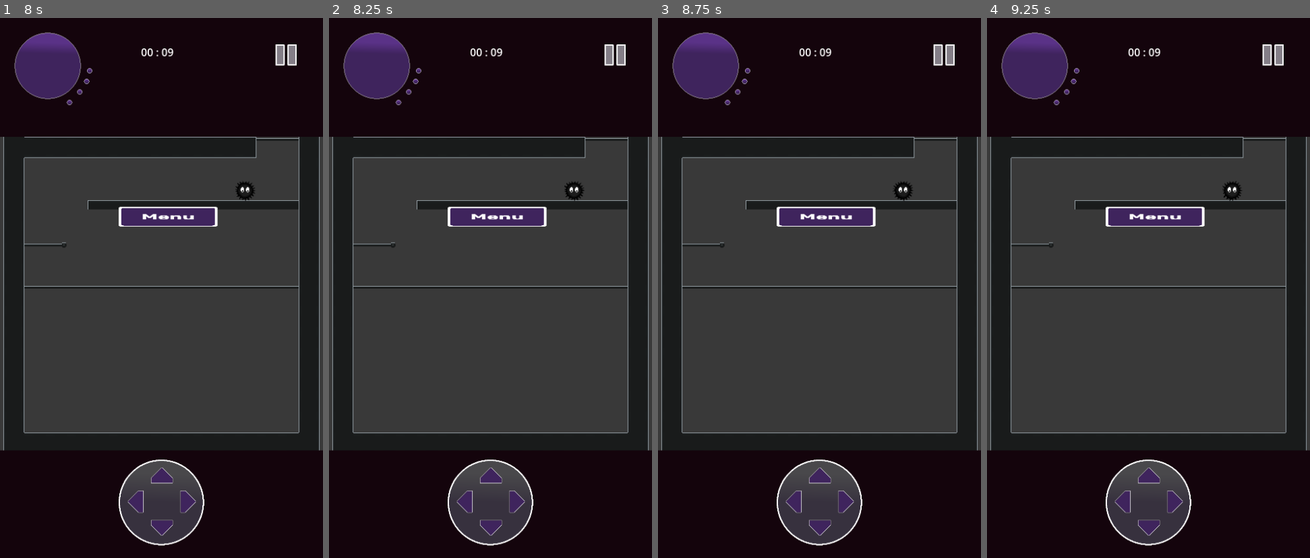
Above: before the commit, frames 1-4 (left to right).
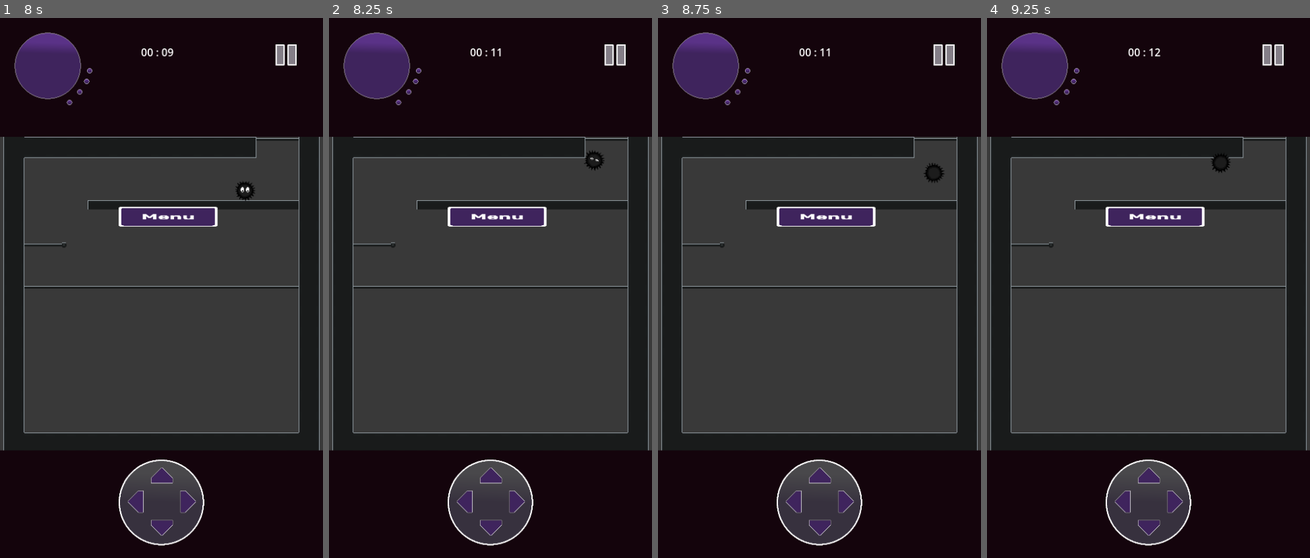
Above: after the commit, the same moments.

Repository: Arctia/42-GameJam
Game: Godot game, scene res://src/UI/title_screen.tscn
Same seed, same stepped clock (60 frames per second), same inputs: the game is played once before the commit and once after it.
Inputs (mouse positions are in pixels of both pictures, inside the frame that each line leads up to):
- Up to frame 1 (8 s): click "START GAME" at 0.5 s; click "skip" at 1.25 s; click "skip" at 2 s; tap Enter at 2.75 s; hold Right (move_right) 2.78-3.5 s; hold Space (jump) 2.78-3.5 s; click (161, 504) at 3.5 s; click (161, 504) at 4.25 s; click (161, 504) at 5 s; click (161, 504) at 5.75 s; click (287, 55) at 6.5 s; click "Menu" at 7.25 s
- Up to frame 2 (8.25 s): tap Space (jump) at 8 s; hold Right (move_right) from 8.03 s (still down); tap Down (duck) at 8.1 s
- Up to frame 3 (8.75 s): keep holding Right (move_right); tap Space (jump) at 8.27, 8.3, 8.57 s
- Up to frame 4 (9.25 s): release Right (move_right) at 8.78 s; hold A (move_left) from 8.78 s (still down); hold Space (jump) from 8.78 s (still down)

Frame 1 is identical in both runs. In frame 2, 0.3% of the frame differs, in the area x 49-86%, y 5-34%; in frame 3, 0.3%, in the area x 49-89%, y 5-34%; in frame 4, 0.3%.

Commit message:
project resizable, dialogue skip with space

Diff:
--- a/project.godot
+++ b/project.godot
@@ -19,7 +19,6 @@
 
 window/size/viewport_width=490
 window/size/viewport_height=818
-window/size/resizable=false
 window/stretch/mode="viewport"
 window/handheld/orientation=1
 
--- a/src/UI/dialogue_control.gd
+++ b/src/UI/dialogue_control.gd
@@ -49,11 +49,16 @@
 	self.text = dialogue
 	reach_the_end.emit()
 
+func _input(event):
+	if (event.is_action_pressed("jump")):
+		_on_button_pressed()
+
 func _on_button_pressed():
 	if self.dialogue != self.text:
-		self.dialogue = self.text
+		self.text = self.dialogue
+		reach_the_end.emit()
 	else:
-		reach_the_end.emit()
 		self.visible = false
 		$Button.disabled = true
 		$Button.visible = false
+		self.get_tree().paused = false
--- a/src/UI/game_screen.gd
+++ b/src/UI/game_screen.gd
@@ -20,7 +20,9 @@
 
 func _raise_level():
 	level += 1
-	if level in intermezzi: $DialogueControl._play(intermezzi[level])
+	if level in intermezzi:
+		$DialogueControl._play(intermezzi[level])
+		self.get_tree().paused = true
 
 # ---------------------------------------------------------------------------- #
 # --- New Level Logic
--- a/src/UI/game_screen.tscn
+++ b/src/UI/game_screen.tscn
@@ -96,6 +96,7 @@
 layout_mode = 1
 
 [node name="DialogueControl" parent="." instance=ExtResource("5_e182c")]
+process_mode = 3
 visible = false
 z_index = 2
 custom_minimum_size = Vector2(540, 600)
